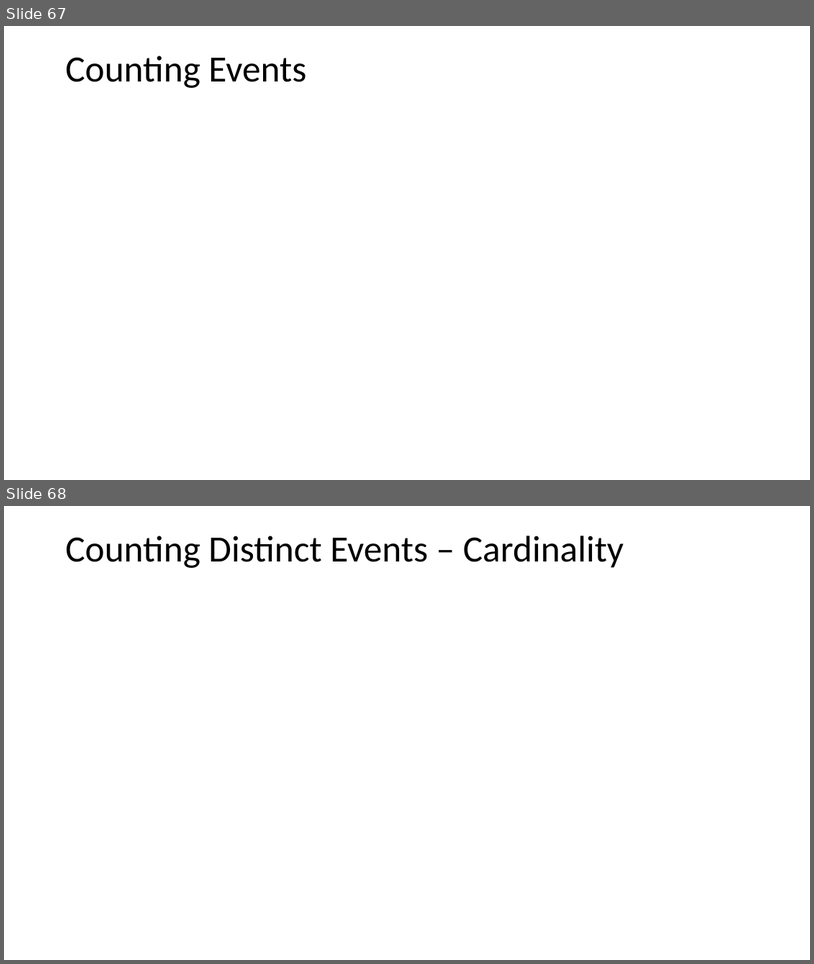
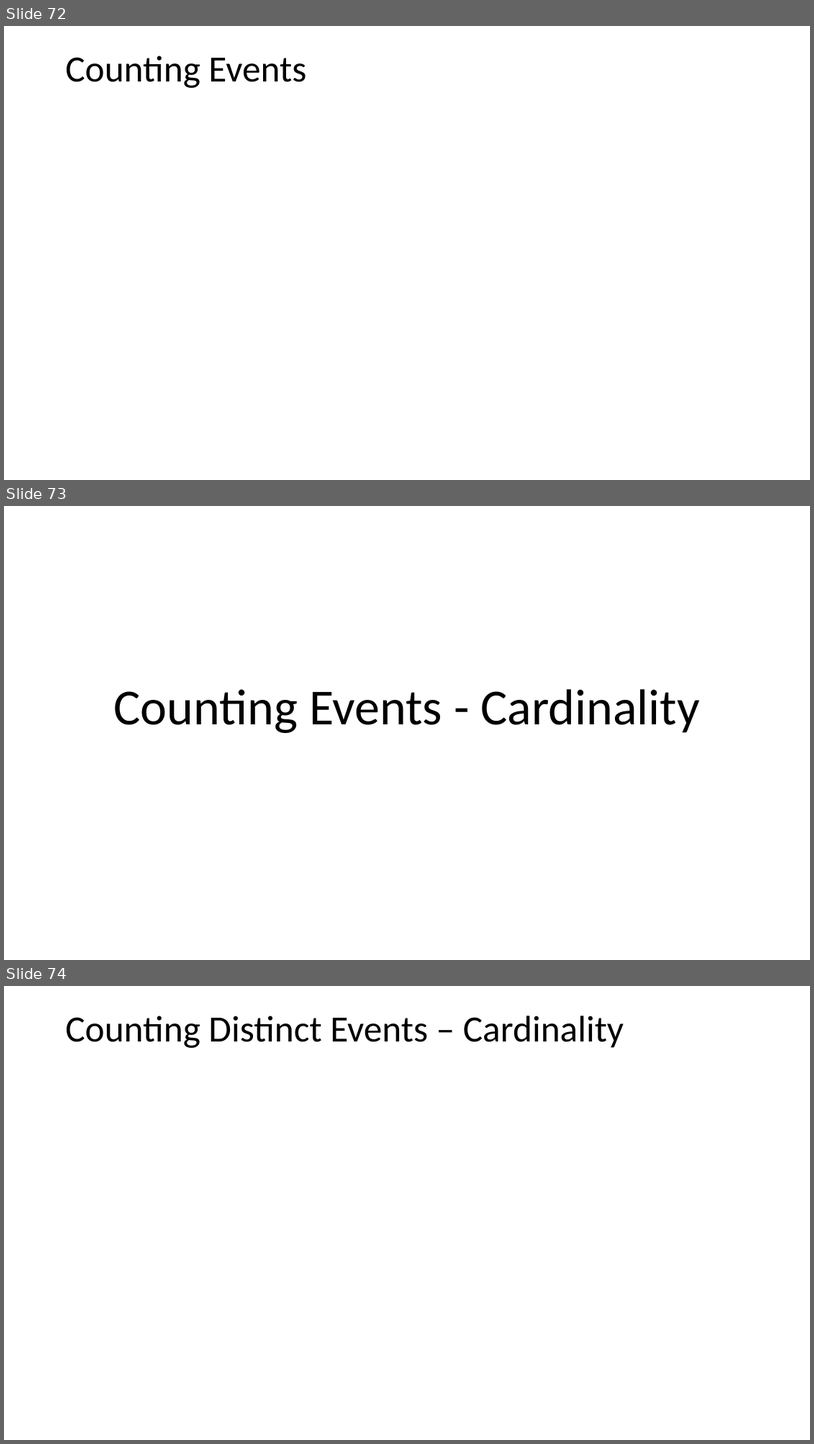
Before and after one commit to tenevian/Harvard-SSP-Data-Mining, a slide deck: slides/3_StreamingAnalytics.pptx. Shown one above the other, each under a label of ours: slides 67 and 68 before the commit, slides 72, 73 and 74 after it. The pictures are 814x964 and 814x1444 pixels, drawn with LibreOffice and Linux fonts; fonts in the diff are those of the drawing; grey boxes stand for pictures. Boxes give left, top, right and bottom in pixels: in the first picture for what was removed or moved away, otherwise in the second. Text is boxed around its words. In the diff, an @@ line names an element or a change of style, - is before the commit and + after.

```diff
--- a/slides/3_StreamingAnalytics.pptx
+++ b/slides/3_StreamingAnalytics.pptx
@@ slide 73 added at box(4, 506, 810, 960), background #FFFFFF @@
@@ title added at box(114, 689, 700, 733), 60 pt, text #000000 @@
+Counting Events - Cardinality
@@ what was slide 67 is now slide 72 @@
@@ what was slide 68 is now slide 74 @@
```
Also in this commit, not shown: 1 slide changed, 5 other slides added.
